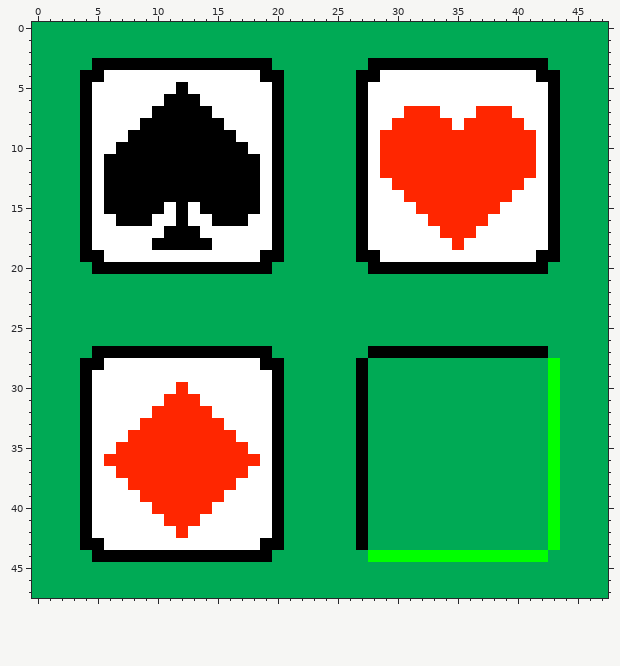
File history of a pixel-art sprite, metadata/images/android-chrome-192x192.png. This is how it looked before the edit.
The file is 192x192 pixels, drawn in blocks of 4x4; one block is one cell here.
New version:
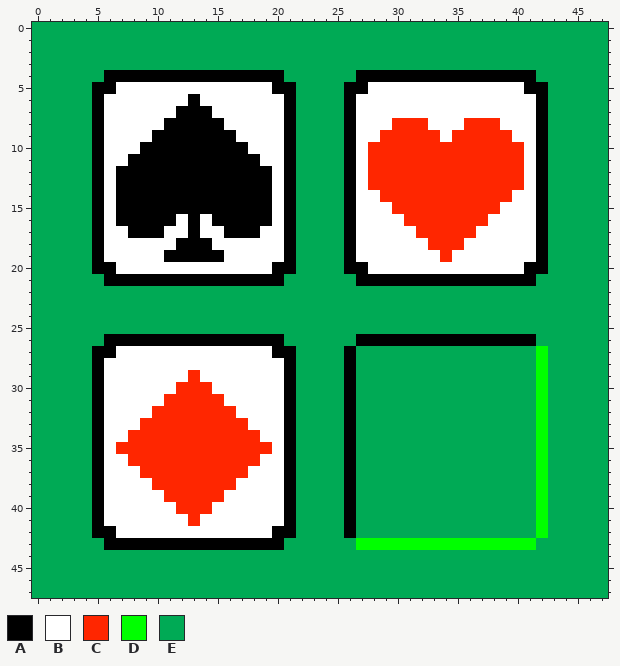
Palette (. is transparent): A #000000  B #ffffff  C #ff2600  D #00ff00  E #00aa55
Difference:
The edit turns colour B into colour A in row 4 at x 6 to 18 and 29 to 41; in row 5 at x 5 to 6 and 41 to 42; in rows 6 to 11 at x 5 and 42; in rows 12 to 14 at x 5, 19 and 42; in row 15 at x 5, 11, 13, 19 and 42; in row 16 at x 5, 10 to 11, 13, 18 to 19 and 42.
The edit turns colour B into colour A in row 17 at x 5, 8 to 10, 16 to 18 and 42; in row 18 at x 5 and 42; in row 19 at x 11 to 15; in rows 29 to 41 at x 5; in row 42 at x 5 to 6; in row 43 at x 6 to 18.
The edit turns colour E into colour A in rows 5 to 19 at x 21 and 26; in row 20 at x 20 to 21 and 26 to 27; in row 21 at x 6 to 20 and 27 to 41; in row 26 at x 6 to 20 and 27 to 41; in row 27 at x 20 to 21 and 26; in rows 28 to 42 at x 21 and 26.
The edit turns colour A into colour B in row 5 at x 12; in row 6 at x 11 to 12, 20 and 27; in row 7 at x 10 to 11, 20 and 27; in row 8 at x 9 to 10, 20 and 27; in row 9 at x 8 to 9, 20 and 27; in row 10 at x 7 to 8, 20 and 27.
The edit turns colour A into colour B in row 11 at x 6 to 7, 20 and 27; in rows 12 to 15 at x 6, 20 and 27; in row 16 at x 12, 20 and 27; in row 17 at x 11 to 12, 20 and 27; in row 18 at x 10 to 11, 20 and 27; in row 19 at x 19 to 20 and 27 to 28.
The edit turns colour A into colour B in row 20 at x 7 to 19 and 28 to 40; in row 27 at x 7 to 19; in row 28 at x 19 to 20; in rows 29 to 41 at x 20.
The edit turns colour C into colour B in row 7 at x 31 to 33 and 37 to 39; in row 8 at x 33 to 34 and 39 to 40; in row 9 at x 34 and 40 to 41; in rows 10 to 12 at x 41; in row 36 at x 6 to 7; in row 37 at x 7 to 8.
The edit turns colour C into colour B in row 38 at x 8 to 9; in row 39 at x 9 to 10; in row 40 at x 10 to 11; in row 41 at x 11 to 12; in row 42 at x 12.
The edit turns colour B into colour C in rows 10 to 12 at x 28; in row 13 at x 28 to 29; in row 14 at x 29 to 30; in row 15 at x 30 to 31; in row 16 at x 31 to 32; in row 17 at x 32 to 33.
The edit turns colour B into colour C in row 18 at x 33 to 34; in row 19 at x 34; in row 29 at x 13; in row 30 at x 13 to 14; in row 31 at x 14 to 15; in row 32 at x 15 to 16.
The edit turns colour B into colour C in row 33 at x 16 to 17; in row 34 at x 17 to 18; in row 35 at x 18 to 19.
The edit turns colour A into colour D in row 27 at x 42; in row 43 at x 27.
The edit turns colour E into colour D in rows 28 to 42 at x 42; in row 43 at x 28 to 41.
The edit turns colour A into colour E in row 3 at x 5 to 19 and 28 to 42; in row 4 at x 4 to 5 and 42 to 43; in rows 5 to 19 at x 4 and 43; in row 27 at x 28 to 41; in rows 28 to 42 at x 4 and 27; in row 43 at x 4 to 5.
The edit turns colour A into colour E in row 44 at x 5 to 19.
The edit turns colour D into colour E in rows 28 to 43 at x 43; in row 44 at x 28 to 42.
Boxes around the changes in both pictures, in picture pixels (x1, y1, x2, y2):
changed: (80, 58, 560, 562)
